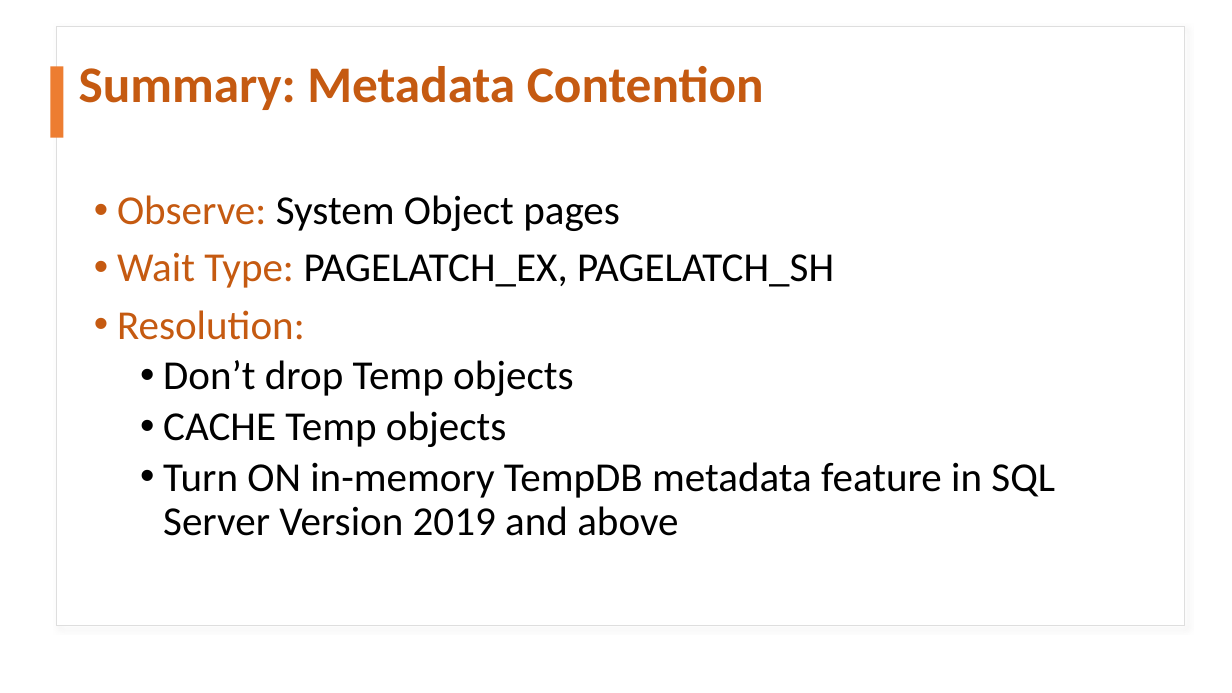
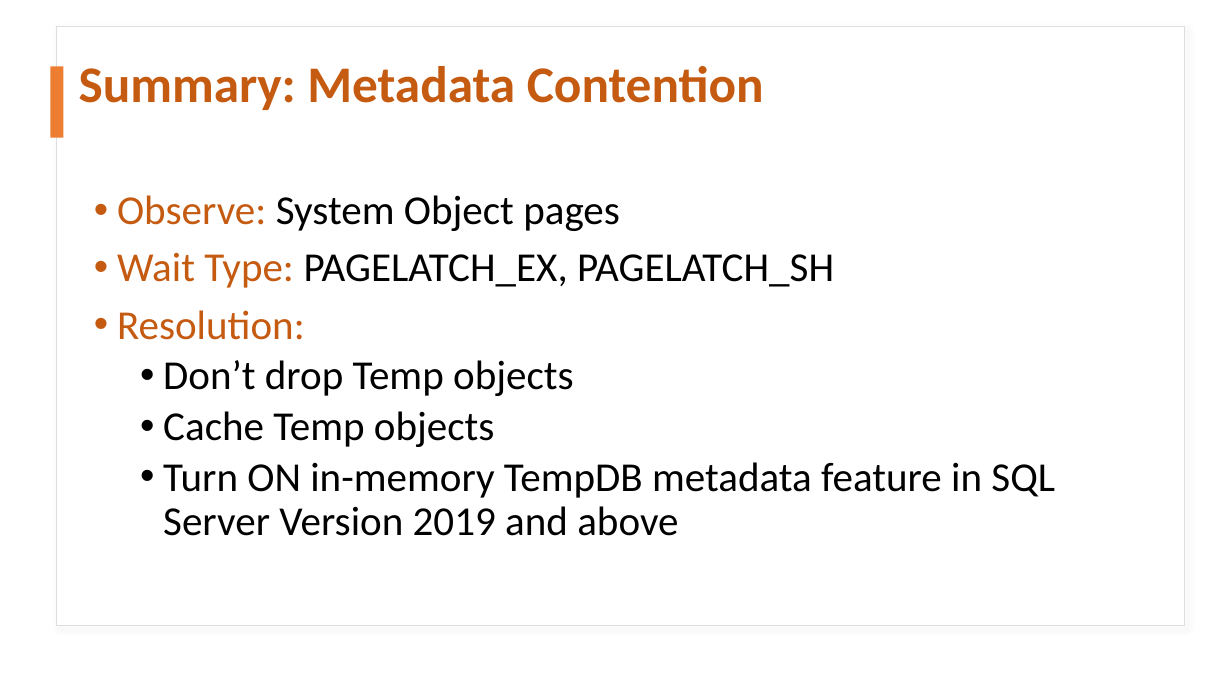
Before and after one commit to haripriyasb/tempdb, a slide deck: slide 27 of TEMPDB CONTENTION.pptx. Drawn at 1232x693 pixels with LibreOffice and Linux fonts; fonts in the diff are those of the drawing. Boxes give left, top, right and bottom in pixels: in the first picture for what was removed or moved away, otherwise in the second. Text is boxed around its words. In the diff, an @@ line names an element or a change of style, - is before the commit and + after.

```diff
--- a/TEMPDB CONTENTION.pptx
+++ b/TEMPDB CONTENTION.pptx
@@ text at (163, 411, 495, 447): text changed @@
-  • CACHE Temp objects
+  • Cache Temp objects
```
Also in this commit, not shown: 7 other slides changed, 1 other file.
